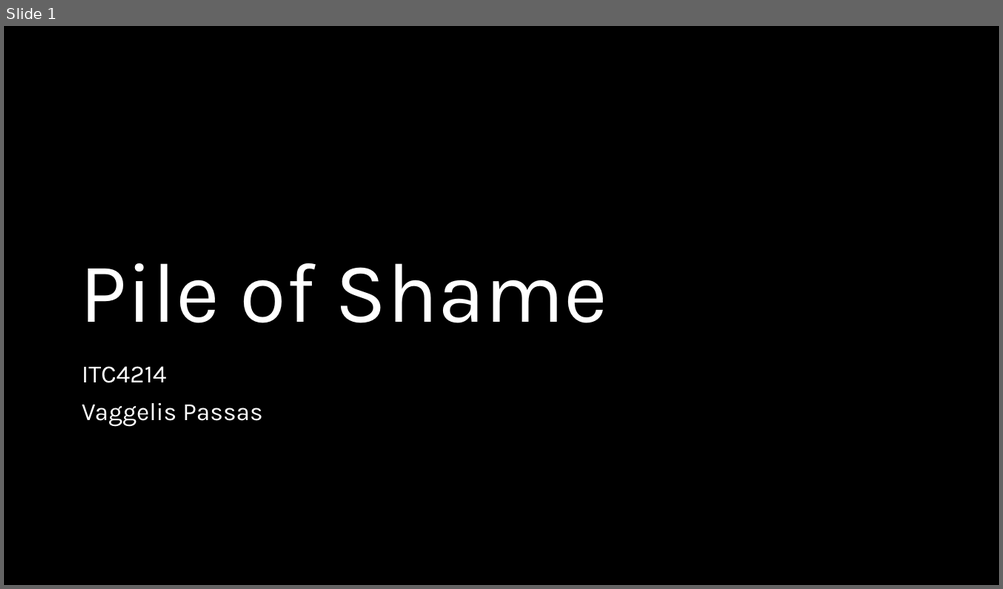
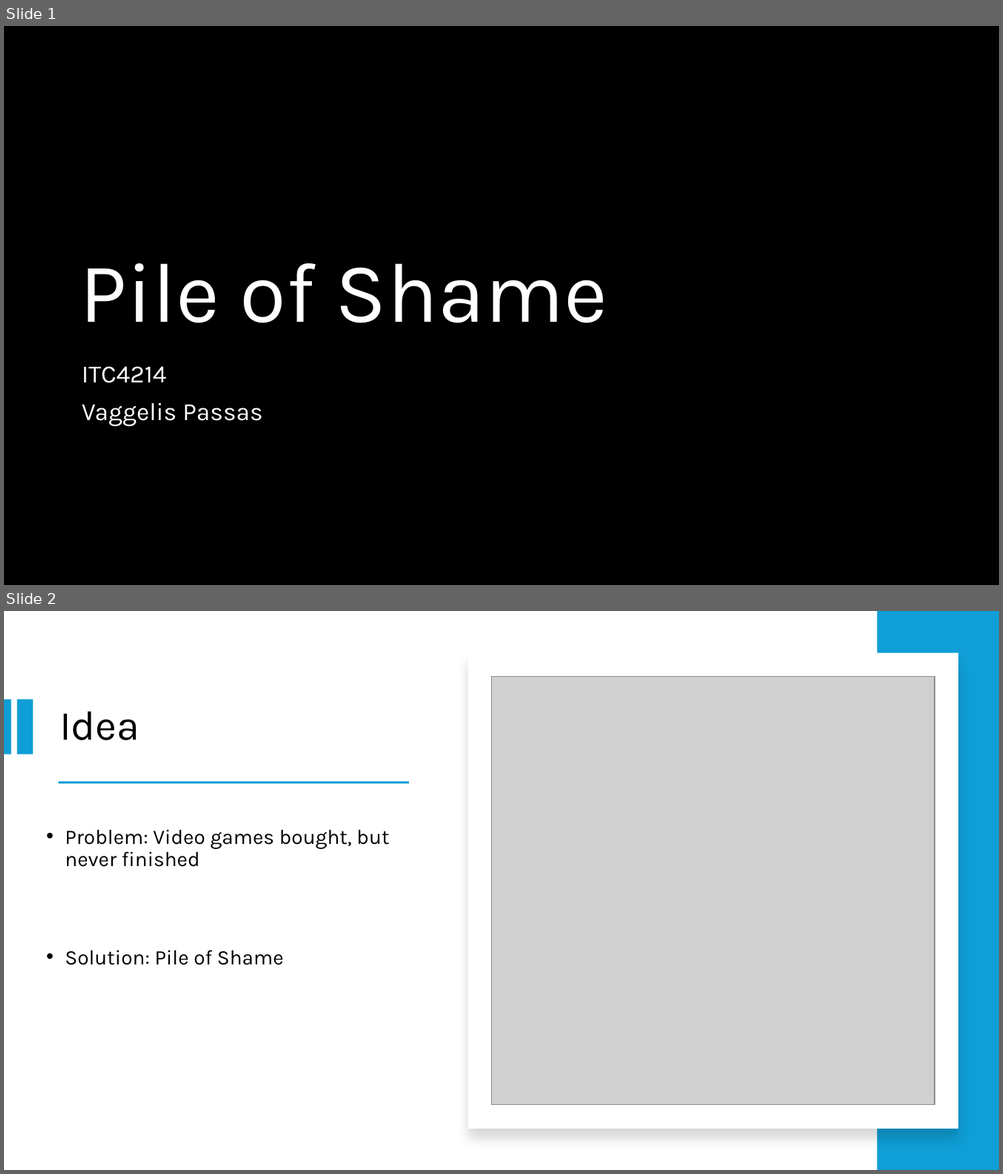
Before and after one commit to VPassas/ITC4214-PileOfShame, a slide deck: PileOfShame-Presentation.pptx. Shown one above the other, each under a label of ours: slide 1 before the commit, slides 1 and 2 after it. The pictures are 1003x589 and 1003x1174 pixels, drawn with LibreOffice and Linux fonts; fonts in the diff are those of the drawing; grey boxes stand for pictures; background and template pictures are left out; a plain dark background stands for a picture behind light text. Boxes give left, top, right and bottom in pixels: in the first picture for what was removed or moved away, otherwise in the second. Text is boxed around its words. In the diff, an @@ line names an element or a change of style, - is before the commit and + after.

```diff
--- a/PileOfShame-Presentation.pptx
+++ b/PileOfShame-Presentation.pptx
@@ slide 2 added at <box>4,611,999,1170</box>, background #FFFFFF @@
@@ rectangle added at <box>877,611,999,1170</box>, fill #0F9ED5 @@
@@ rectangle added at <box>468,652,959,1129</box>, fill #FFFFFF @@
@@ picture added at <box>492,676,934,1105</box> @@
@@ rectangle added at <box>4,699,11,755</box>, fill #0F9ED5 @@
@@ rectangle added at <box>17,699,32,755</box>, fill #0F9ED5 @@
@@ title added at <box>60,711,139,741</box>, 40 pt, text #000000 @@
+Idea
@@ rectangle added at <box>59,782,409,784</box>, fill #0F9ED5 @@
@@ text added at <box>65,830,389,965</box>, 20 pt, text #000000 @@
+• Problem: Video games bought, but never finished
+• Solution: Pile of Shame
```
Also in this commit, not shown: 1 slide changed, 4 other slides added, 10 slides removed, 4 other files.
